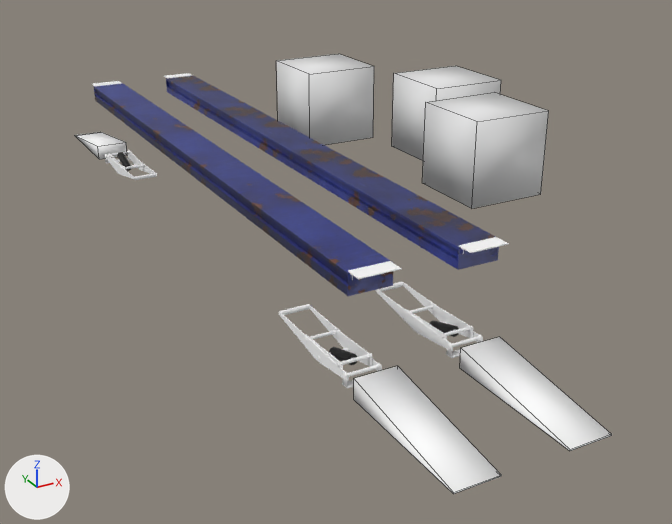
One commit to the Blender file SourceModels/Ravaglioli 835.blend: the scene before it, then after it.
Rendered twice from a 50 mm camera at (-7.2, -16.83, 7.34) aimed at (1.94, -0.21, -0.97). The lights are fixed; the arrows at lower left show +X, +Y and +Z. Mesh edges are drawn as thin lines on the coarser meshes.

Names of what the first picture shows: 'Cube.001', 'LaneConnector', 'LaneConnector.002', 'LaneConnector.003', 'MainLane', 'MainLane.001', 'vehicleTrigger', 'workShopPlayerTrigger', 'workShopVehicleTrigger'.
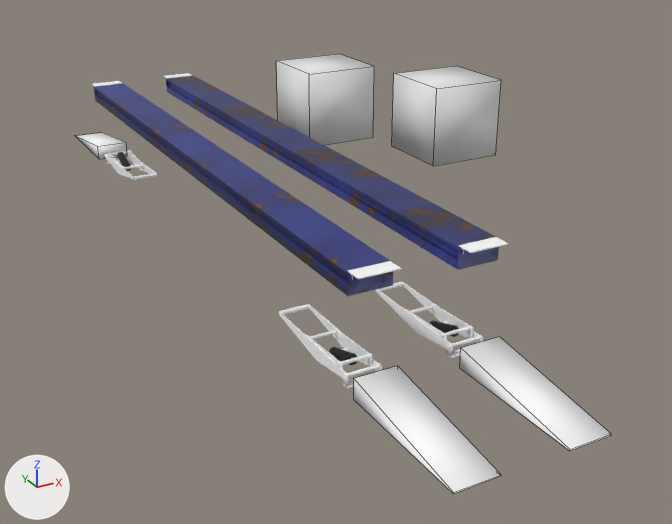
Pixel boxes (x1, y1, x2, y2) of what changed, in the pictures (672 x 524 px):
```json
{"object": "vehicleTrigger", "change": "hidden", "before": [422, 92, 549, 208]}
```

The change, as JSON lines over the scene's bpy script:
```json
{"block": "me_cube_026", "where": "me_cube_026.from_pydata(...)  # 8 vertices, 6 faces; spans x -1.0..1.0, y -1.0..1.0, z -1.0..1.0"}
{"block": "me_cube_026", "where": "# used by ob_vehicletrigger; parent = ob_function; location = (6.0, 0.0, 1.0)"}
{"block": "me_cube_026", "change": "me_cube_026 part 1: the whole mesh is scaled about its middle by (1.5, 6, 2.5)"}
{"op": "set", "path": "ob_vehicletrigger.location", "old": "(6.0, 0.0, 1.0)", "new": "(0.0, 0.0, 2.5)"}
{"op": "add", "block": "ob_vehicletrigger", "code": "ob_vehicletrigger.hide_set(True)"}
```
